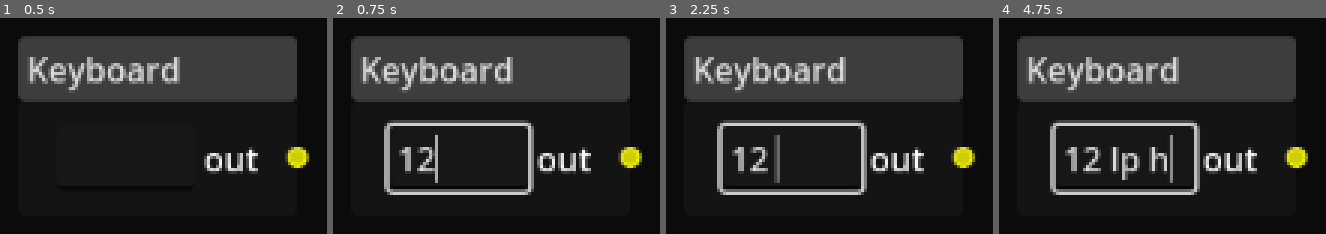
Above: before the commit, frames 1-4 (left to right).
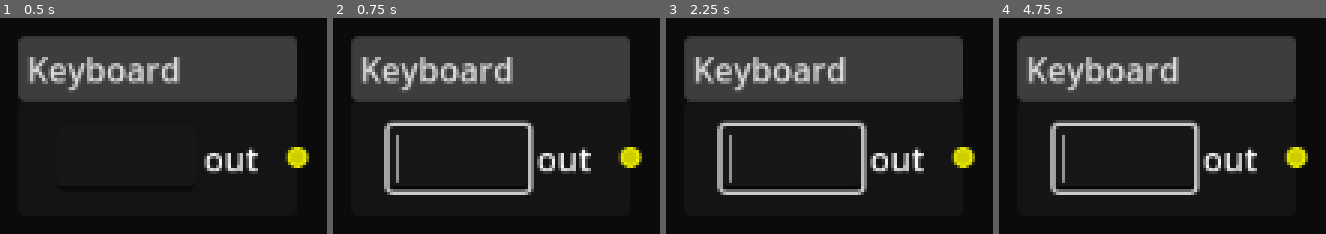
Above: after the commit, the same moments.

Repository: andrew-wilkes/logic-simulator-2
Game: Godot game, scene res://parts/Keyboard.tscn
Two runs of this game, one before a commit and one after it. Both use one fixed random seed, a clock stepped at 60 frames per second and the inputs below. This scene is started directly instead of the project's main scene.
Inputs (mouse positions are in pixels of both pictures, inside the frame that each line leads up to):
- Up to frame 1 (0.5 s): no input
- Up to frame 2 (0.75 s): click (457, 158) at 0.52 s; type "12" at 0.6 s
- Up to frame 3 (2.25 s): tap Enter at 1.25 s; drag from (822, 126) to (outside the picture) at 1.27 s; tap Space at 2 s; drag from (outside the picture) to (outside the picture) at 2.02 s
- Up to frame 4 (4.75 s): tap Enter at 2.75, 4.25 s; move the mouse to (outside the picture) at 2.77 s; hold Right 2.78-3.5 s; tap Delete at 2.85 s; tap L at 3.05 s; tap Space at 3.5, 4.52 s; drag from (outside the picture) to (outside the picture) at 3.52 s; move the mouse to (outside the picture) at 4.27 s; hold Left from 4.28 s (still down); tap P at 4.35 s; tap H at 4.55 s

Frame 1 is identical in both runs. In frame 2, 1.1% of the frame differs, in the area x 19-33%, y 54-77%; in frame 3, 1.3%; in frame 4, 2.3%, in the area x 19-54%, y 54-77%.
Error before the commit: Invalid assignment of property or key 'value' with value of type 'int' on a base object of type 'Nil'. (res://parts/Keyboard.gd:32)
Error after the commit: Invalid assignment of property or key 'value' with value of type 'int' on a base object of type 'Nil'. (res://parts/Keyboard.gd:107)

Commit message:
Modify Keyboard part so that it handles special keys as per HACK spec.

Diff:
--- a/src/parts/Keyboard.gd
+++ b/src/parts/Keyboard.gd
@@ -34,13 +34,6 @@
 	last_text_length = length
 
 
-# Emit 0 when key is released
-func _unhandled_key_input(event):
-	if not event.pressed:
-		value_output.value = 0
-		controller.inject_circuit_input(value_output)
-
-
 func _on_blink_timer_timeout():
 	show_placeholder = !show_placeholder
 	if show_placeholder and not $HB/Chars.has_focus():
@@ -51,3 +44,65 @@
 
 func _on_tree_exiting():
 	value_output.free()
+
+
+func _on_chars_gui_input(event):
+	if event is InputEventKey:
+		var keycode = event.keycode
+		if event.pressed:
+			match keycode:
+				KEY_ENTER:
+					keycode = 128
+				KEY_BACKSPACE:
+					keycode = 129
+				KEY_LEFT:
+					keycode = 130
+				KEY_UP:
+					keycode = 131
+				KEY_RIGHT:
+					keycode = 132
+				KEY_DOWN:
+					keycode = 133
+				KEY_HOME:
+					keycode = 134
+				KEY_END:
+					keycode = 135
+				KEY_PAGEUP:
+					keycode = 136
+				KEY_PAGEDOWN:
+					keycode = 137
+				KEY_INSERT:
+					keycode = 138
+				KEY_DELETE:
+					keycode = 139
+				KEY_ESCAPE:
+					keycode = 140
+				KEY_F1:
+					keycode = 141
+				KEY_F2:
+					keycode = 142
+				KEY_F3:
+					keycode = 143
+				KEY_F4:
+					keycode = 144
+				KEY_F5:
+					keycode = 145
+				KEY_F6:
+					keycode = 146
+				KEY_F7:
+					keycode = 147
+				KEY_F8: # Closes the program on Linux
+					keycode = 148
+				KEY_F9:
+					keycode = 149
+				KEY_F10:
+					keycode = 150
+				KEY_F11:
+					keycode = 151
+				KEY_F12:
+					keycode = 152
+		else:
+			keycode = 0
+			%Chars.text = ""
+		value_output.value = keycode
+		controller.inject_circuit_input(value_output)
--- a/src/parts/Keyboard.tscn
+++ b/src/parts/Keyboard.tscn
@@ -33,6 +33,7 @@
 layout_mode = 2
 
 [node name="Chars" type="LineEdit" parent="HB"]
+unique_name_in_owner = true
 layout_mode = 2
 size_flags_horizontal = 3
 context_menu_enabled = false
@@ -59,5 +60,5 @@
 expand_to_text_length = true
 
 [connection signal="tree_exiting" from="." to="." method="_on_tree_exiting"]
-[connection signal="text_changed" from="HB/Chars" to="." method="_on_chars_text_changed"]
+[connection signal="gui_input" from="HB/Chars" to="." method="_on_chars_gui_input"]
 [connection signal="timeout" from="HB/BlinkTimer" to="." method="_on_blink_timer_timeout"]
